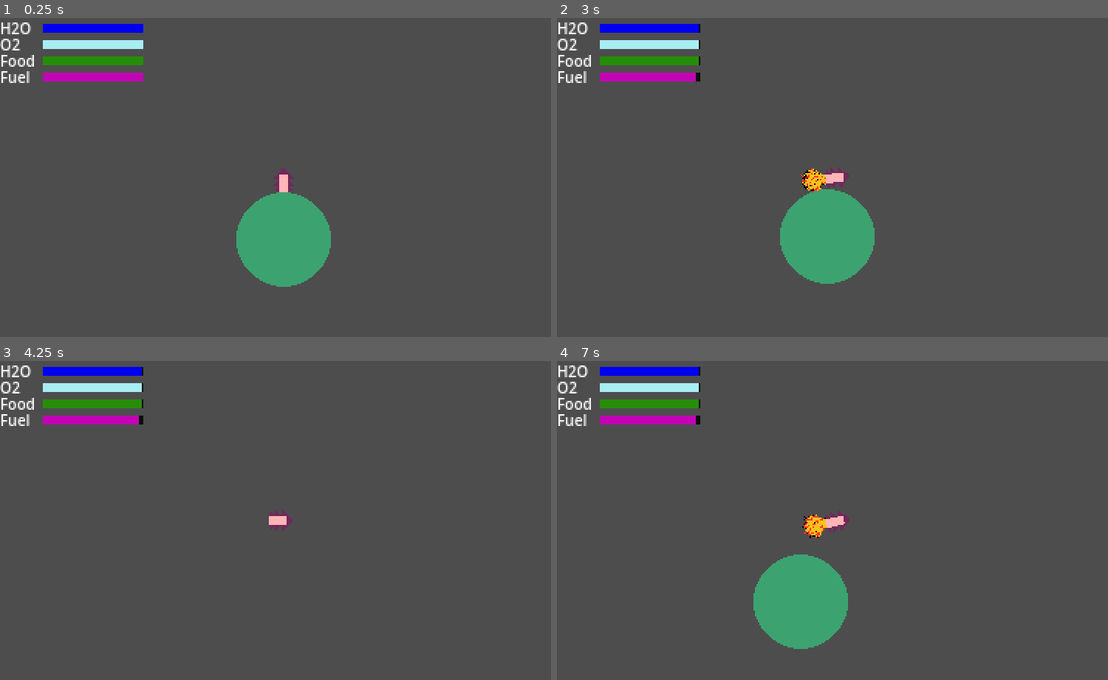
Above: before the commit, frames 1-4 (two rows, left to right).
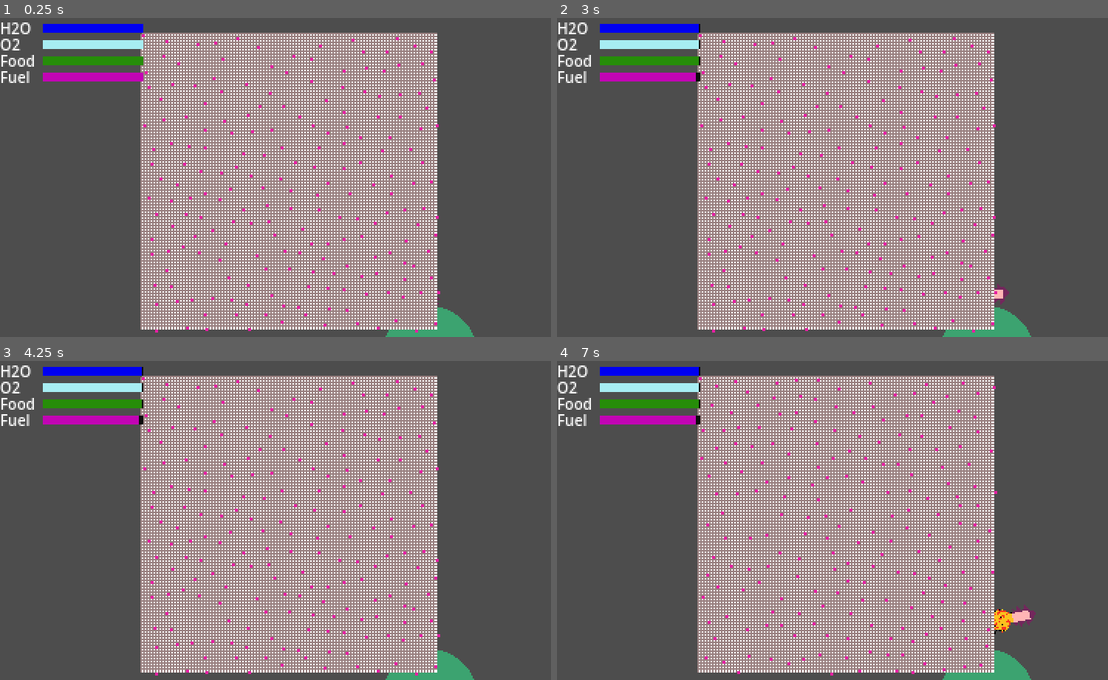
Above: after the commit, the same moments.

Repository: BnLds/MotherEarth
Game: Godot game, scene res://Scenes/Level/Level.tscn
Two runs of this game, one before a commit and one after it. Both use one fixed random seed, a clock stepped at 60 frames per second and the inputs below.
Inputs:
- Up to frame 1 (0.25 s): no input
- Up to frame 2 (3 s): tap Enter at 0.5 s; hold Right (rotate_right) 0.53-1.28 s; hold Left (rotate_left) 1.28-2.03 s; hold Right (rotate_right) 2.03-2.78 s; hold Up (speed_up) from 2.78 s (still down)
- Up to frame 3 (4.25 s): release Up (speed_up) at 3.53 s; hold Left (rotate_left) from 3.53 s (still down)
- Up to frame 4 (7 s): tap Space (restart) at 5.75 s; release Left (rotate_left) at 5.78 s; hold Right (rotate_right) 5.78-6.53 s; hold Up (speed_up) from 6.53 s (still down)

The runs differ from the first frame. In frame 1, 51% of the frame differs, in the area x 25-87%, y 4-100%; in frame 2, 51%; in frame 3, 51%; in frame 4, 51%.

Commit message:
Create PlanetGenerator and test grid

Diff:
--- /dev/null
+++ b/NodelessScripts/PlanetGenerator.gd
@@ -0,0 +1,46 @@
+static func GetPointsRandom(n_points, x_width : int, y_width : int, min_dist : int):
+	var x := []
+	var y := []
+	#var distances := []
+
+	var dist_2 := min_dist * min_dist
+	var i_loop := 1
+	var n_valid_points := 0
+
+	x.append(0)
+	y.append(0)
+
+	while n_valid_points < n_points && i_loop < 1e6:
+		var x_new : float = x_width * randf()
+		var y_new : float = y_width * randf()
+
+		var is_valid := true
+		for i in range(n_valid_points):
+			var dist_x : float = x[i] - x_new
+			var dist_y :float = y[i] - y_new
+			if dist_x * dist_x + dist_y * dist_y < dist_2:
+				is_valid = false
+				break
+
+		if is_valid:
+			n_valid_points += 1
+			x.append(x_new)
+			y.append(y_new)
+
+		i_loop +=1
+
+	if n_valid_points < n_points:
+		push_error("Cannot find wanted number of points in " + str(i_loop) + " iterations.")
+
+#	if n_points > 2:
+#		for i in range(n_points):
+#			for j in range(n_points):
+#				var dx : float = x[i] - x[j]
+#				var dy : float = y[i] - y[j]
+#				var distance := sqrt(dx*dx + dy*dy)
+#				distances[i][j] = distance
+#
+#	else:
+#		distances = [null]
+
+	return [x, y]
--- a/Scenes/Level/Level.tscn
+++ b/Scenes/Level/Level.tscn
@@ -1,12 +1,16 @@
-[gd_scene load_steps=5 format=3 uid="uid://wbb84r1s55pq"]
+[gd_scene load_steps=6 format=3 uid="uid://wbb84r1s55pq"]
 
 [ext_resource type="Script" path="res://Scenes/Level/Scripts/Level.gd" id="1_1hy3g"]
 [ext_resource type="PackedScene" uid="uid://yd3o5c1m7g0e" path="res://Scenes/Spaceship/spaceship.tscn" id="1_s2bfg"]
 [ext_resource type="Script" path="res://Scenes/Level/Scripts/ResourceManager.gd" id="2_1pd3j"]
 [ext_resource type="PackedScene" uid="uid://dsmf5k6i2gr6v" path="res://Scenes/Planet/Planets/start_planet.tscn" id="3_otrxb"]
+[ext_resource type="Script" path="res://Scenes/Level/Scripts/TestGrid.gd" id="5_t0mih"]
 
 [node name="Level" type="Node2D"]
 script = ExtResource("1_1hy3g")
+
+[node name="Camera2D" type="Camera2D" parent="."]
+position = Vector2(96, 97)
 
 [node name="ResourceManager" type="Node" parent="."]
 script = ExtResource("2_1pd3j")
@@ -143,14 +147,33 @@
 size_flags_horizontal = 3
 color = Color(0.760784, 0.0156863, 0.705882, 1)
 
+[node name="NewDeparture_UI" type="Control" parent="UILayer"]
+layout_mode = 3
+anchors_preset = 8
+anchor_left = 0.5
+anchor_top = 0.5
+anchor_right = 0.5
+anchor_bottom = 0.5
+offset_left = -20.0
+offset_top = -20.0
+offset_right = 20.0
+offset_bottom = 20.0
+grow_horizontal = 2
+grow_vertical = 2
+
 [node name="Spaceship" parent="." instance=ExtResource("1_s2bfg")]
 position = Vector2(195, 174)
-
-[node name="Camera2D" type="Camera2D" parent="Spaceship"]
 
 [node name="Planets" type="Node" parent="."]
 
 [node name="BigPlanet" parent="Planets" instance=ExtResource("3_otrxb")]
 position = Vector2(195, 216)
 
+[node name="TestGrid" type="Control" parent="."]
+z_index = 1
+layout_mode = 3
+anchors_preset = 0
+script = ExtResource("5_t0mih")
+fg_planet = Color(0.898039, 0.12549, 0.639216, 1)
+
 [connection signal="timeout" from="ResourceManager/ResourceTimer" to="ResourceManager" method="_on_resource_timer_timeout"]
--- /dev/null
+++ b/Scenes/Level/Scripts/TestGrid.gd
@@ -0,0 +1,33 @@
+extends Control
+
+@export var bg = Color(1,1,1)
+@export var fg_empty = Color(0.6,0.5,0.5)
+@export var fg_planet = Color(0.6,0.5,0.5)
+@export var rows = 100
+@export var columns = 100
+
+var rect_size = Vector2(200, 200)
+var PlanetGenerator = preload("res://NodelessScripts/PlanetGenerator.gd")
+var value
+
+func _init():
+	value = PlanetGenerator.GetPointsRandom(200, 200, 200, 10)
+
+func _ready():
+	pass
+
+func _draw():
+	draw_rect( Rect2(Vector2.ZERO,rect_size), bg)
+
+	for i in range(columns):
+		var from := Vector2(i * rect_size.x/columns, 0)
+		var to := Vector2(from.x, rect_size.y)
+		draw_line(from, to, fg_empty)
+
+	for i in range(rows):
+		var from := Vector2(0, rect_size.y/rows * i)
+		var to := Vector2(rect_size.x, from.y)
+		draw_line(from, to, fg_empty)
+
+	for i in range(0, 200):
+		draw_rect(Rect2(Vector2(ceil(value[0][i]), ceil(value[1][i])), Vector2(rect_size.x/columns, rect_size.x/columns)), fg_planet)
